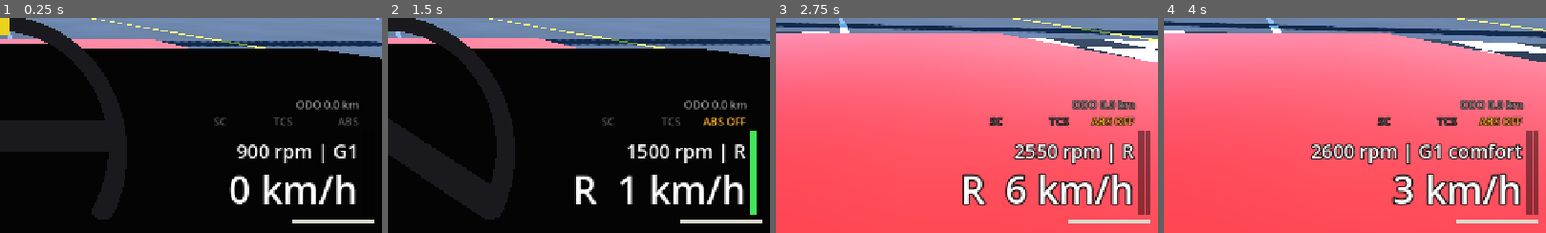
Above: before the commit, frames 1-4 (left to right).
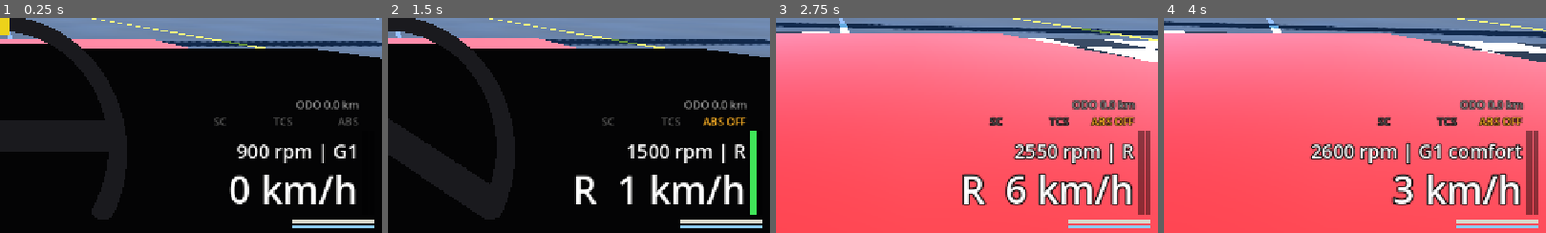
Above: after the commit, the same moments.

Repository: kokosro/factory-driver
Game: Godot game, scene res://scenes/main.tscn
Two runs of this game, one before a commit and one after it. Both use one fixed random seed, a clock stepped at 60 frames per second and the inputs below.
Inputs:
- Up to frame 1 (0.25 s): no input
- Up to frame 2 (1.5 s): tap Enter at 0.5 s; hold Right (steer_right) 0.53-1.28 s; hold I (starter) 0.53-1.28 s; hold Down (brake) from 1.28 s (still down); tap G (abs_toggle) at 1.35 s
- Up to frame 3 (2.75 s): tap I (starter) at 1.55 s; release Down (brake) at 2.03 s; hold Right (steer_right) from 2.03 s (still down); hold I (starter) from 2.03 s (still down); tap C (camera_cycle) at 2.1 s
- Up to frame 4 (4 s): release Right (steer_right) at 2.78 s; release I (starter) at 2.78 s; hold Up (accelerate) 2.78-3.53 s; tap Shift (clutch_pedal) at 2.85 s; tap I (starter) at 3.05 s; hold Left (steer_left) from 3.53 s (still down); hold I (starter) from 3.53 s (still down); tap N (gearbox_mode) at 3.6 s
The pictures show only the part of the screen within x 50-100%, y 50-100%; the shares and areas given below are measured in that part.

The runs differ from the first frame. In frame 1, 0.3% of the frame differs, in the area x 76-98%, y 96-98%; in frame 2, 0.3%; in frame 3, 0.3%; in frame 4, 0.3%.

Commit message:
HUD: the battery bar under the fuel bar
A thinner bar in the fuel bar's idiom (BatteryBarBack/BatteryBar, flat,
filling from the left), driven from ArcadeCar.battery_charge every physics
tick, unsmoothed: what a crank draws that tick is off the bar that tick, and a
worn battery never fills it. Its own colour, amber under 40 % (the starter is
getting slow), red under 20 % (two cranks from the deep-discharge line).

Diff:
--- a/scenes/hud.tscn
+++ b/scenes/hud.tscn
@@ -126,6 +126,32 @@
 grow_vertical = 2
 mouse_filter = 2
 color = Color(0.85, 0.85, 0.8, 1)
+
+[node name="BatteryBarBack" type="ColorRect" parent="."]
+custom_minimum_size = Vector2(140, 4)
+anchors_preset = 3
+anchor_left = 1.0
+anchor_top = 1.0
+anchor_right = 1.0
+anchor_bottom = 1.0
+offset_left = -152.0
+offset_top = -12.0
+offset_right = -12.0
+offset_bottom = -8.0
+grow_horizontal = 0
+grow_vertical = 0
+mouse_filter = 2
+color = Color(0, 0, 0, 0.45)
+
+[node name="BatteryBar" type="ColorRect" parent="BatteryBarBack"]
+layout_mode = 1
+anchors_preset = 15
+anchor_right = 1.0
+anchor_bottom = 1.0
+grow_horizontal = 2
+grow_vertical = 2
+mouse_filter = 2
+color = Color(0.55, 0.8, 0.95, 1)
 
 [node name="TcsLamp" type="Label" parent="."]
 anchors_preset = 3
--- a/scripts/hud.gd
+++ b/scripts/hud.gd
@@ -1,8 +1,8 @@
 class_name HUD
 extends CanvasLayer
 ## Minimal driving HUD: speed, plus a tach line (engine RPM and gear), the two
-## pedal bars so the driving feel can be checked, the fuel bar, and a lamp each
-## for the three driver aids. The mission line and
+## pedal bars so the driving feel can be checked, the fuel bar with the battery
+## bar under it, and a lamp each for the three driver aids. The mission line and
 ## banner only show what they are handed (see scripts/mission_manager.gd).
 ## The odometer's line sits over the aid lamps (see set_odometer).
 
@@ -17,6 +17,17 @@
 const FUEL_LOW_COLOR := Color(1.0, 0.25, 0.2, 1)
 const FUEL_RESERVE_FRACTION := 0.15
 const FUEL_LOW_FRACTION := 0.08
+
+## Battery bar colour: normally, amber with the charge under
+## BATTERY_LOW_FRACTION (0..1 of a new battery: the starter is getting slow,
+## ArcadeCar.battery_cranking_strength 0.63 there), red under
+## BATTERY_CRITICAL_FRACTION (two cranks from the deep-discharge line, ~13 %
+## is where the engine no longer catches).
+const BATTERY_COLOR := Color(0.55, 0.8, 0.95, 1)
+const BATTERY_LOW_COLOR := Color(1.0, 0.7, 0.15, 1)
+const BATTERY_CRITICAL_COLOR := Color(1.0, 0.25, 0.2, 1)
+const BATTERY_LOW_FRACTION := 0.4
+const BATTERY_CRITICAL_FRACTION := 0.2
 
 ## The driver aids' lamps (SC, TCS, ABS): dim while the aid is on, which is how the
 ## car starts and nothing to look at; lit in the fuel bar's amber, with OFF
@@ -34,6 +45,7 @@
 @onready var _throttle_bar: ColorRect = $ThrottleBarBack/ThrottleBar
 @onready var _brake_bar: ColorRect = $BrakeBarBack/BrakeBar
 @onready var _fuel_bar: ColorRect = $FuelBarBack/FuelBar
+@onready var _battery_bar: ColorRect = $BatteryBarBack/BatteryBar
 @onready var _tcs_lamp: Label = $TcsLamp
 @onready var _abs_lamp: Label = $AbsLamp
 @onready var _sc_lamp: Label = $ScLamp
@@ -77,13 +89,16 @@
 
 ## The pedal bars follow the pedals tick by tick (ArcadeCar.throttle_pedal /
 ## brake_pedal, what the drivetrain is given): a dab at a key is a bar that
-## never gets to the top. The fuel bar follows the tank (ArcadeCar.fuel_fraction).
+## never gets to the top. The fuel bar follows the tank (ArcadeCar.fuel_fraction),
+## the battery bar the charge (ArcadeCar.battery_charge), tick by tick and
+## unsmoothed: what a crank draws that tick is off the bar that tick.
 func _physics_process(_delta: float) -> void:
 	if not car:
 		return
 	set_throttle_bar(car.throttle_pedal)
 	set_brake_bar(car.brake_pedal)
 	set_fuel_bar(car.fuel_fraction())
+	set_battery_bar(car.battery_charge)
 
 
 ## How full the two pedal bars by the speed are, 0 (empty) .. 1 (full); out of
@@ -108,6 +123,20 @@
 		_fuel_bar.color = FUEL_RESERVE_COLOR
 	else:
 		_fuel_bar.color = FUEL_COLOR
+
+
+## How full the battery bar under the fuel bar is, 0 (flat) .. 1 (a new battery
+## full; a worn one never gets there); out of range is clamped, NaN is empty.
+## The fuel bar's idiom: flat, filling from the left, amber, then red, as the
+## charge runs low (BATTERY_LOW_FRACTION, BATTERY_CRITICAL_FRACTION).
+func set_battery_bar(value: float) -> void:
+	var fill := _fill_bar(_battery_bar, value, true)
+	if fill < BATTERY_CRITICAL_FRACTION:
+		_battery_bar.color = BATTERY_CRITICAL_COLOR
+	elif fill < BATTERY_LOW_FRACTION:
+		_battery_bar.color = BATTERY_LOW_COLOR
+	else:
+		_battery_bar.color = BATTERY_COLOR
 
 
 ## The odometer line over the aid lamps, `metres` as "ODO 12.3 km": the tenths
